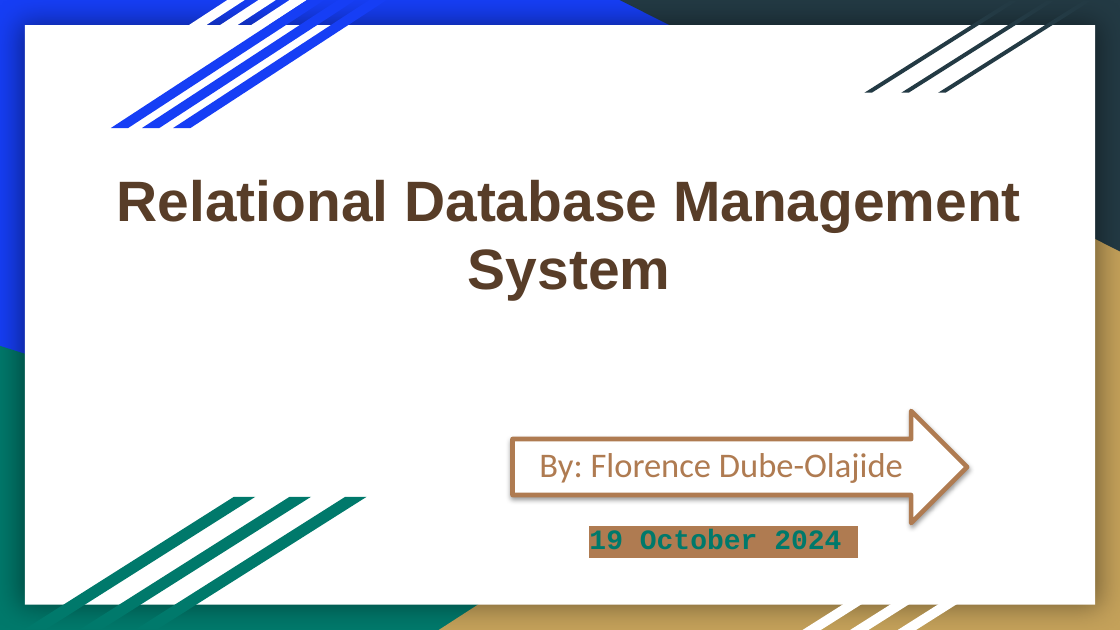
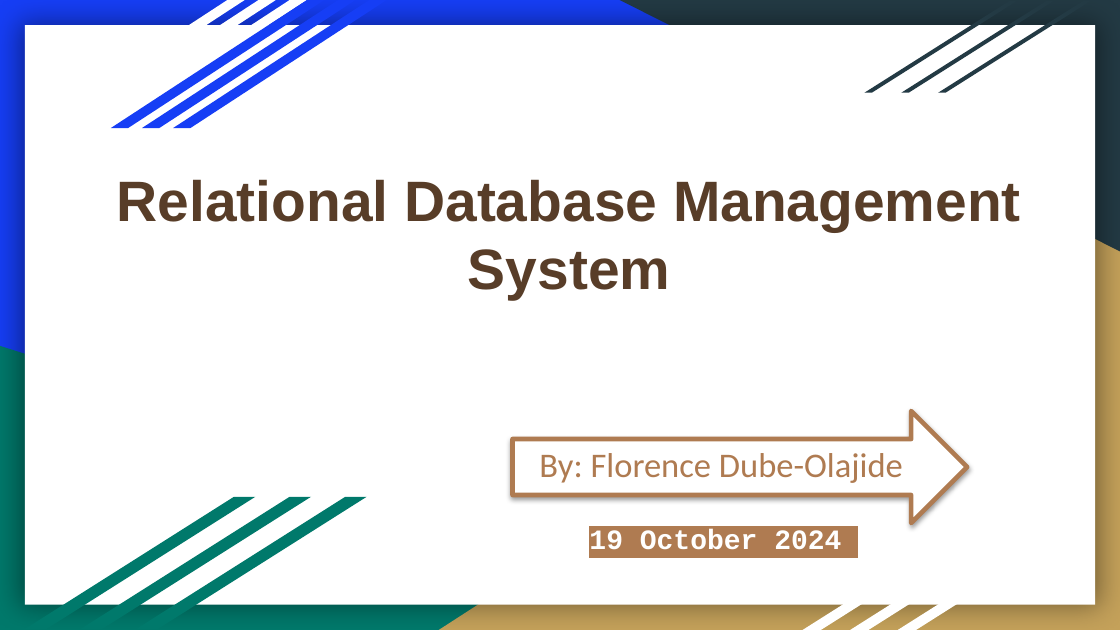
Before and after one commit to florise8/RDBS, a slide deck: slide 1 of Relational Database Management Project (1).pptx. Drawn at 1120x630 pixels with LibreOffice and Linux fonts; fonts in the diff are those of the drawing. Boxes give left, top, right and bottom in pixels: in the first picture for what was removed or moved away, otherwise in the second. Text is boxed around its words. In the diff, an @@ line names an element or a change of style, - is before the commit and + after.

```diff
--- a/Relational Database Management Project (1).pptx
+++ b/Relational Database Management Project (1).pptx
@@ text "19 October 2024" at [589, 529, 841, 550]: text colour #00796B to #FFFFFF @@
```
Also in this commit, not shown: 1 other file.
